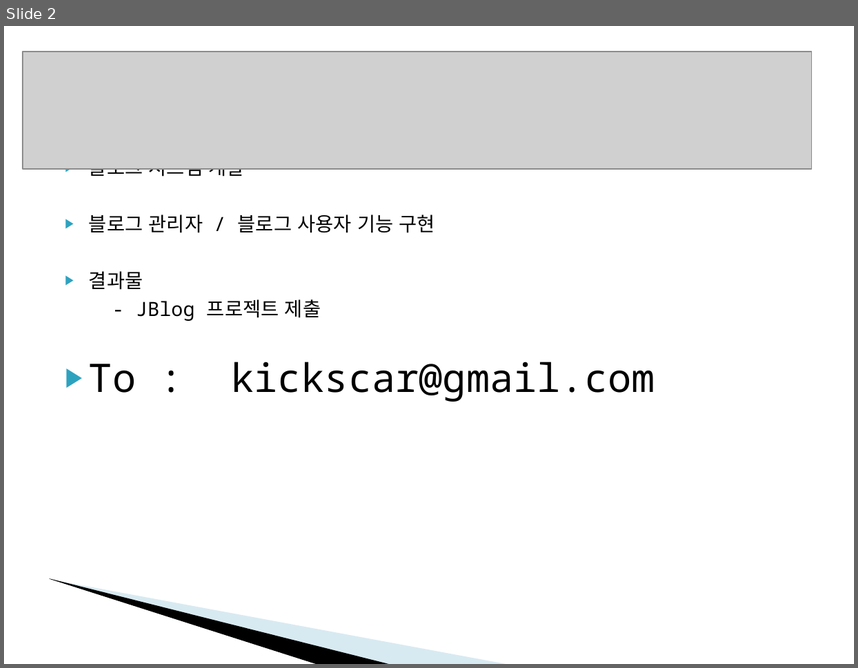
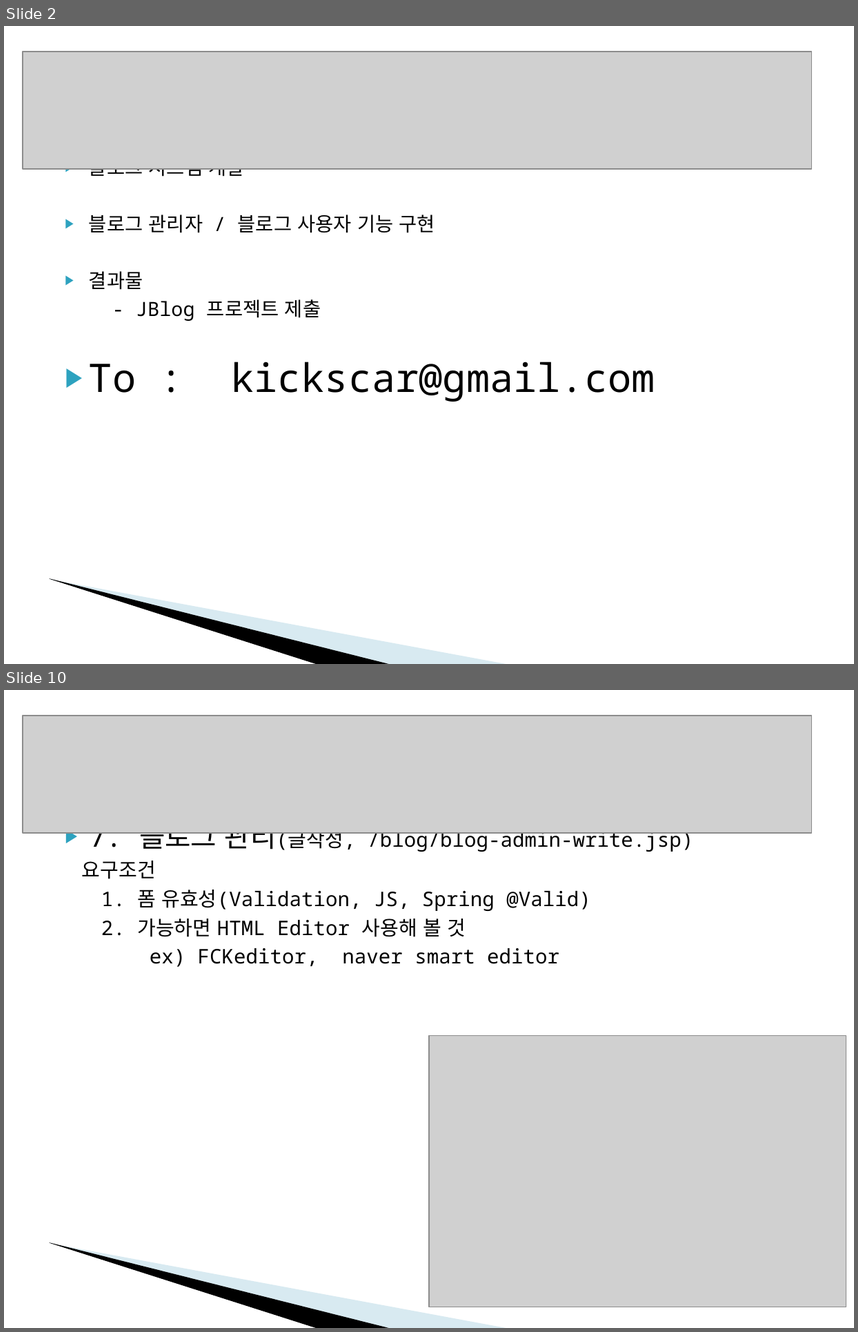
Before and after one commit to babamba/jblog-1, a slide deck: docs/SpringMVC-평가과제.ppt. Shown one above the other, each under a label of ours: slide 2 before the commit, slides 2 and 10 after it; the slides between them are not shown. The pictures are 858x668 and 858x1332 pixels, drawn with LibreOffice and Linux fonts; fonts in the diff are those of the drawing; grey boxes stand for pictures; background and template pictures are left out. Boxes give left, top, right and bottom in pixels: in the first picture for what was removed or moved away, otherwise in the second. Text is boxed around its words. In the diff, an @@ line names an element or a change of style, - is before the commit and + after.

```diff
--- a/docs/SpringMVC-평가과제.ppt
+++ b/docs/SpringMVC-평가과제.ppt
@@ slide 10 added at (4, 690, 854, 1328), background #FFFFFF; not listed: 2 template elements that a slide beside it also shows @@
@@ picture added at (23, 716, 811, 833) @@
@@ text added at (82, 820, 693, 967), 17 pt, text #000000 @@
+▶ 7. 블로그 관리(글작성, /blog/blog-admin-write.jsp)
+요구조건
+1. 폼 유효성(Validation, JS, Spring @Valid)
+2. 가능하면 HTML Editor 사용해 볼 것
+ex) FCKeditor, naver smart editor
@@ picture added at (429, 1035, 846, 1306) @@
```
Also in this commit, not shown: 4 slides changed, 5 other slides added, 8 slides removed.
